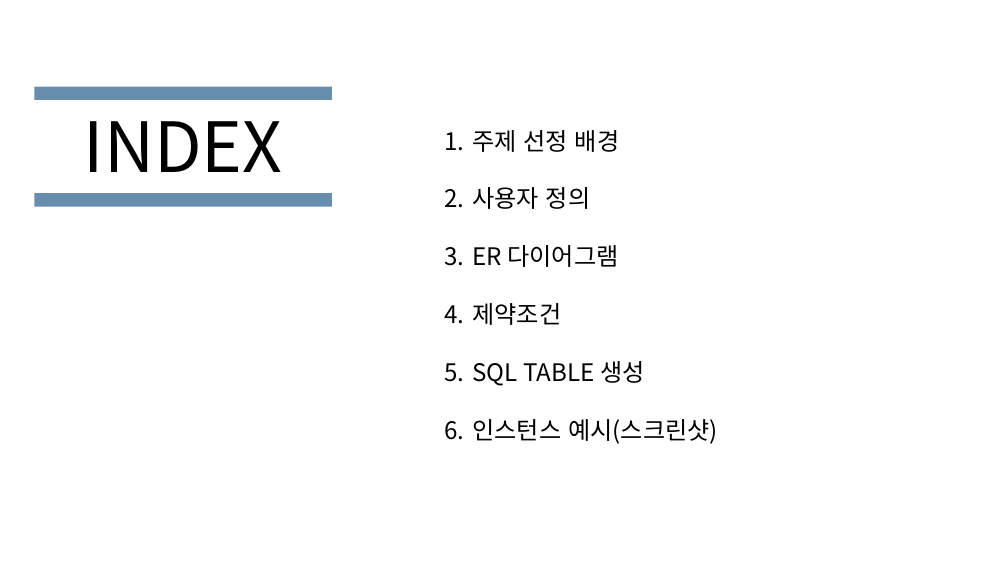
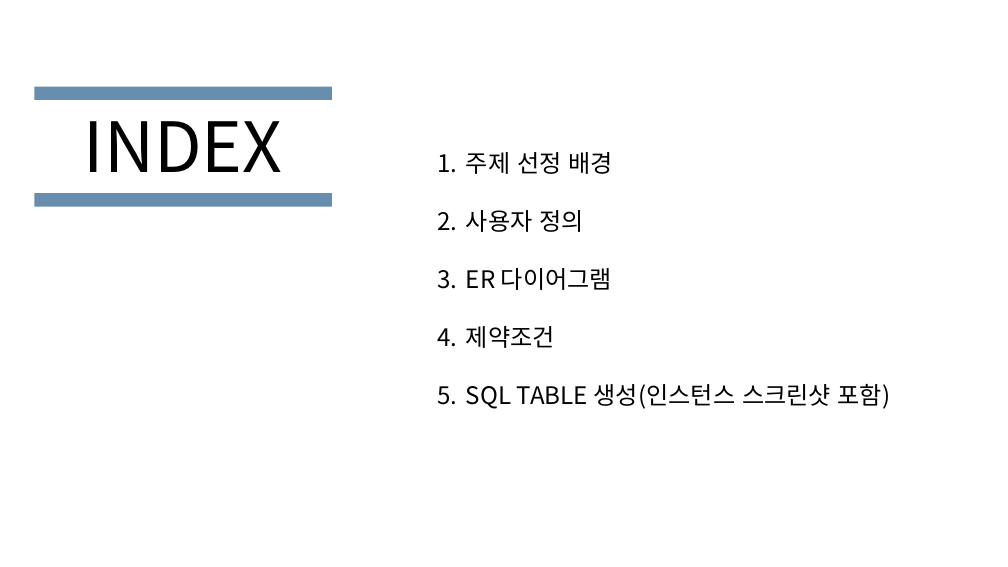
Before and after one commit to ohee92/db202002, a slide deck: slide 2 of TermProject/TerProject 3차 발표자료.pptx. Drawn at 1008x567 pixels with LibreOffice and Linux fonts; fonts in the diff are those of the drawing. Boxes give left, top, right and bottom in pixels: in the first picture for what was removed or moved away, otherwise in the second. Text is boxed around its words. In the diff, an @@ line names an element or a change of style, - is before the commit and + after.

```diff
--- a/TermProject/TerProject 3차 발표자료.pptx
+++ b/TermProject/TerProject 3차 발표자료.pptx
@@ text "주제 선정 배경" moved from (x1=472, y1=130, x2=718, y2=444) to (x1=466, y1=152, x2=891, y2=409) @@
@@ text at (x1=466, y1=384, x2=891, y2=409): text changed @@
-5. SQL TABLE 생성
-6. 인스턴스 예시(스크린샷)
+5. SQL TABLE 생성(인스턴스 스크린샷 포함)
```
Also in this commit, not shown: 8 other slides changed, 1 other file.
